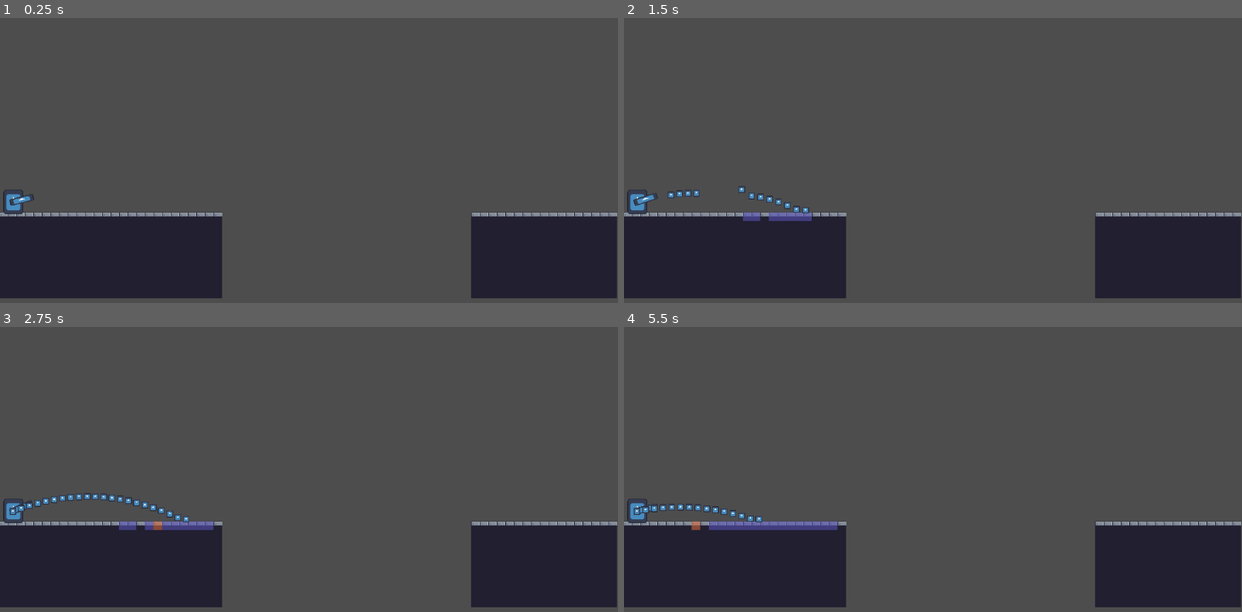
Above: before the commit, frames 1-4 (two rows, left to right).
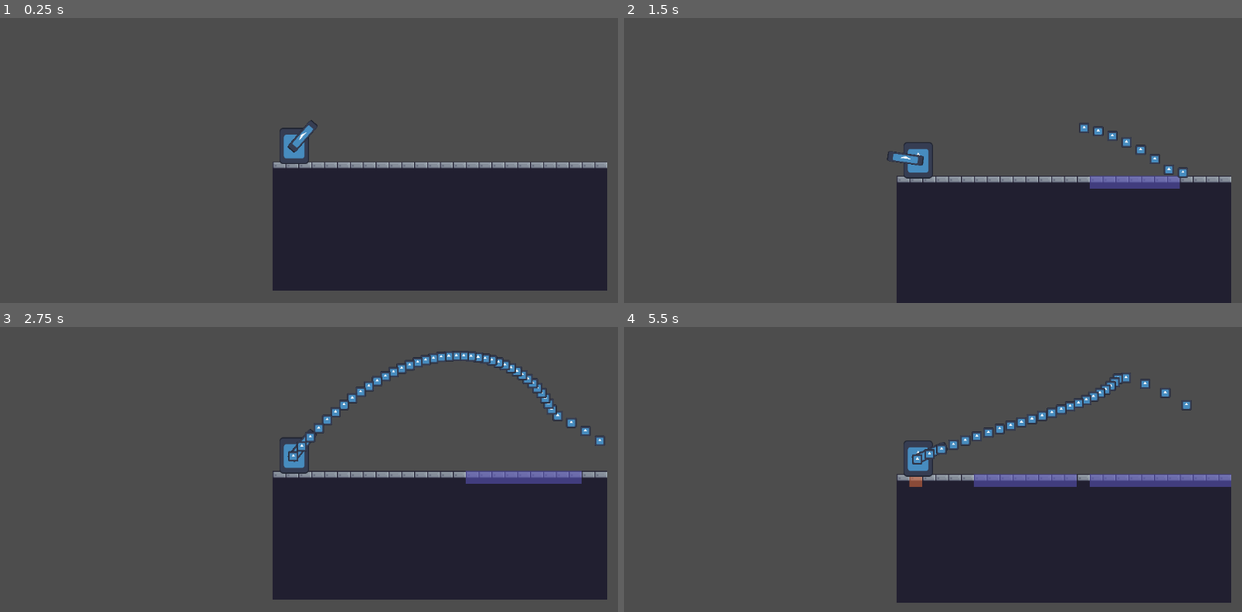
Above: after the commit, the same moments.

Repository: timshnayder/goo-gun-game
Game: Godot game, scene res://scenes/test.tscn
The game is run twice, just before and just after one commit, with the same random seed, the same clock (stepped at 60 frames per second) and the same inputs. The engine's default icon, where the game draws it, is replaced by a stand-in: a white triangle on a blue panel in a dark square.
Inputs (mouse positions are in pixels of both pictures, inside the frame that each line leads up to):
- Up to frame 1 (0.25 s): no input
- Up to frame 2 (1.5 s): move the mouse to (1068, 112) at 0.52 s; press the mouse at (1068, 112) at 0.53 s; hold Right (ui_right) from 0.53 s (still down); tap Space (jump) at 0.77 s; move the mouse to (809, 146) at 1.27 s; release the mouse at (809, 146) at 1.28 s; right-click (809, 146) at 1.35 s
- Up to frame 3 (2.75 s): tap Space (jump) at 1.52 s; move the mouse to (370, 361) at 2.02 s; release Right (ui_right) at 2.03 s; press the mouse at (370, 361) at 2.03 s; hold Left (ui_left) from 2.03 s (still down)
- Up to frame 4 (5.5 s): move the mouse to (902, 506) at 2.77 s; release Left (ui_left) at 2.78 s; release the mouse at (902, 506) at 2.78 s; hold Right (ui_right) 2.78-4.28 s; right-click (902, 506) at 2.85 s; tap Space (jump) at 3.02, 3.77, 4.52 s; move the mouse to (1118, 489) at 3.52 s; press the mouse at (1118, 489) at 3.53 s; move the mouse to (747, 386) at 4.27 s; release the mouse at (747, 386) at 4.28 s; hold Left (ui_left) 4.28-5.03 s; right-click (747, 386) at 4.35 s; move the mouse to (963, 438) at 5.02 s; press the mouse at (963, 438) at 5.03 s; hold Right (ui_right) from 5.03 s (still down)

The runs differ from the first frame. In frame 1, 31% of the frame differs, in the area x 0-100%, y 35-99%; in frame 2, 30%; in frame 3, 33%, in the area x 0-100%, y 8-99%; in frame 4, 32%.

Commit message:
added robot

Diff:
--- /dev/null
+++ b/area_2d.gd
@@ -0,0 +1,11 @@
+extends Area2D
+
+var dir : Vector2 = Vector2.RIGHT
+var speed : float = 900
+
+func _physics_process(delta):
+	position += dir * speed * delta
+
+
+func _on_screen_exited():
+	queue_free()
--- /dev/null
+++ b/bullet.tscn
@@ -0,0 +1,26 @@
+[gd_scene load_steps=4 format=3 uid="uid://cv6lw3cf3t0o2"]
+
+[ext_resource type="Script" path="res://area_2d.gd" id="1_2jjlj"]
+[ext_resource type="Texture2D" uid="uid://vsgb0r3dopbk" path="res://icon.svg" id="2_ni3vw"]
+
+[sub_resource type="RectangleShape2D" id="RectangleShape2D_vhtw2"]
+size = Vector2(46, 46)
+
+[node name="bullet" type="Area2D"]
+collision_layer = 5
+script = ExtResource("1_2jjlj")
+
+[node name="Sprite2D" type="Sprite2D" parent="."]
+position = Vector2(-3, -1)
+scale = Vector2(0.359375, 0.359375)
+texture = ExtResource("2_ni3vw")
+
+[node name="VisibleOnScreenNotifier2D" type="VisibleOnScreenNotifier2D" parent="."]
+position = Vector2(-4, -1)
+scale = Vector2(1.3, 1.55)
+
+[node name="CollisionShape2D" type="CollisionShape2D" parent="."]
+position = Vector2(-3, -1)
+shape = SubResource("RectangleShape2D_vhtw2")
+
+[connection signal="screen_exited" from="VisibleOnScreenNotifier2D" to="." method="_on_screen_exited"]
--- /dev/null
+++ b/character_body_2d.gd
@@ -0,0 +1,5 @@
+extends CharacterBody2D
+
+func processPhysics(delta):
+	velocity = Input.get_vector("ui_left","ui_right","ui_up","ui_down") * 150
+	move_and_slide()
--- a/project.godot
+++ b/project.godot
@@ -46,3 +46,8 @@
 "events": [Object(InputEventMouseButton,"resource_local_to_scene":false,"resource_name":"","device":-1,"window_id":0,"a …(253 unchanged characters)…
 ]
 }
+
+[layer_names]
+
+2d_physics/layer_1="Obj"
+2d_physics/layer_2="Plr"
--- /dev/null
+++ b/scenes/character_body_2d.tscn
@@ -0,0 +1,17 @@
+[gd_scene load_steps=4 format=3 uid="uid://d1eyxoaq0k5pj"]
+
+[ext_resource type="Script" path="res://character_body_2d.gd" id="1_t8o6f"]
+[ext_resource type="Texture2D" uid="uid://vsgb0r3dopbk" path="res://icon.svg" id="2_hl12e"]
+
+[sub_resource type="RectangleShape2D" id="RectangleShape2D_cklqv"]
+
+[node name="CharacterBody2D" type="CharacterBody2D"]
+script = ExtResource("1_t8o6f")
+
+[node name="CollisionShape2D" type="CollisionShape2D" parent="."]
+shape = SubResource("RectangleShape2D_cklqv")
+
+[node name="Sprite2D" type="Sprite2D" parent="CollisionShape2D"]
+position = Vector2(-7.62939e-06, -9.53674e-07)
+scale = Vector2(0.230469, 0.164621)
+texture = ExtResource("2_hl12e")
--- a/scenes/test.tscn
+++ b/scenes/test.tscn
@@ -1,9 +1,10 @@
-[gd_scene load_steps=13 format=4 uid="uid://b7q7aasijw444"]
+[gd_scene load_steps=14 format=4 uid="uid://b7q7aasijw444"]
 
 [ext_resource type="PackedScene" uid="uid://4724s760rio0" path="res://scenes/player.tscn" id="1_5p4e3"]
 [ext_resource type="Texture2D" uid="uid://be4vvg1dbt1od" path="res://terrain-tilemap.png" id="2_wli6g"]
 [ext_resource type="Texture2D" uid="uid://c53igoygt7cg6" path="res://terrain-tilemap-blue.png" id="3_2turc"]
 [ext_resource type="Texture2D" uid="uid://beljkf6wewr71" path="res://terrain-tilemap-orange.png" id="4_iq77d"]
+[ext_resource type="PackedScene" uid="uid://bs73tyspdyu60" path="res://turret.tscn" id="5_wcwck"]
 
 [sub_resource type="TileSetAtlasSource" id="TileSetAtlasSource_02lqj"]
 texture = ExtResource("2_wli6g")
@@ -461,13 +462,19 @@
 size = Vector2(36, 486)
 
 [sub_resource type="RectangleShape2D" id="RectangleShape2D_qe5yk"]
-size = Vector2(545, 20)
+size = Vector2(446.5, 20)
 
 [node name="Node2D" type="Node2D"]
 position = Vector2(-1, 1)
 
 [node name="Player" parent="." instance=ExtResource("1_5p4e3")]
 position = Vector2(26, 456)
+
+[node name="Camera2D" type="Camera2D" parent="Player"]
+position = Vector2(0, -38)
+offset = Vector2(18.435, 17.92)
+zoom = Vector2(1.5, 1.5)
+position_smoothing_enabled = true
 
 [node name="TileMapNode" type="Node2D" parent="."]
 
@@ -499,3 +506,10 @@
 [node name="floor" type="CollisionShape2D" parent="StaticBody2D"]
 position = Vector2(651, 538)
 shape = SubResource("RectangleShape2D_qe5yk")
+
+[node name="floor2" type="CollisionShape2D" parent="StaticBody2D"]
+position = Vector2(657, 412)
+shape = SubResource("RectangleShape2D_qe5yk")
+
+[node name="Turret" parent="." instance=ExtResource("5_wcwck")]
+position = Vector2(656, 328)
--- /dev/null
+++ b/turret.gd
@@ -0,0 +1,36 @@
+extends Node2D
+
+@onready var ray_cast = $RayCast2D
+@onready var timer = $Timer
+@export var ammo : PackedScene
+
+var player
+
+func _ready():
+	player = get_parent().find_child("Player")
+
+func _physics_process(delta):
+	_aim()
+	_check_player_collision()
+
+func _aim():
+	ray_cast.target_position = to_local(player.position)
+
+func _check_player_collision():
+	if ray_cast.get_collider() == player and timer.is_stopped():
+		print("found")
+		timer.start()
+	elif ray_cast.get_collider() != player and not timer.is_stopped():
+		print("not found")
+		timer.stop()
+
+func _on_timer_timeout():
+	print("shot fired")
+	_shoot()
+
+func _shoot():
+	var bullet = ammo.instantiate()
+	print("bullet fired")
+	bullet.position = position
+	bullet.dir = (ray_cast.target_position).normalized()
+	get_tree().current_scene.add_child(bullet)
--- /dev/null
+++ b/turret.tscn
@@ -0,0 +1,22 @@
+[gd_scene load_steps=4 format=3 uid="uid://bs73tyspdyu60"]
+
+[ext_resource type="Script" path="res://turret.gd" id="1_oxski"]
+[ext_resource type="PackedScene" uid="uid://cv6lw3cf3t0o2" path="res://bullet.tscn" id="2_c4iyl"]
+[ext_resource type="Texture2D" uid="uid://vsgb0r3dopbk" path="res://icon.svg" id="3_xqeoh"]
+
+[node name="Turret" type="Node2D"]
+script = ExtResource("1_oxski")
+ammo = ExtResource("2_c4iyl")
+
+[node name="Sprite2D" type="Sprite2D" parent="."]
+position = Vector2(2, 1)
+scale = Vector2(0.617188, 0.617188)
+texture = ExtResource("3_xqeoh")
+
+[node name="RayCast2D" type="RayCast2D" parent="."]
+collision_mask = 3
+
+[node name="Timer" type="Timer" parent="."]
+wait_time = 2.0
+
+[connection signal="timeout" from="Timer" to="." method="_on_timer_timeout"]
